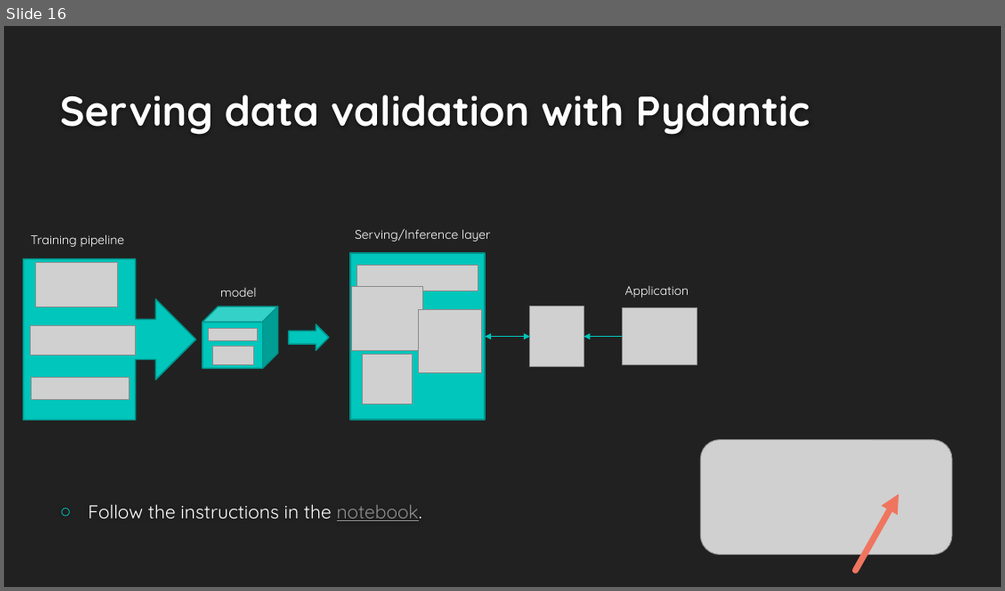
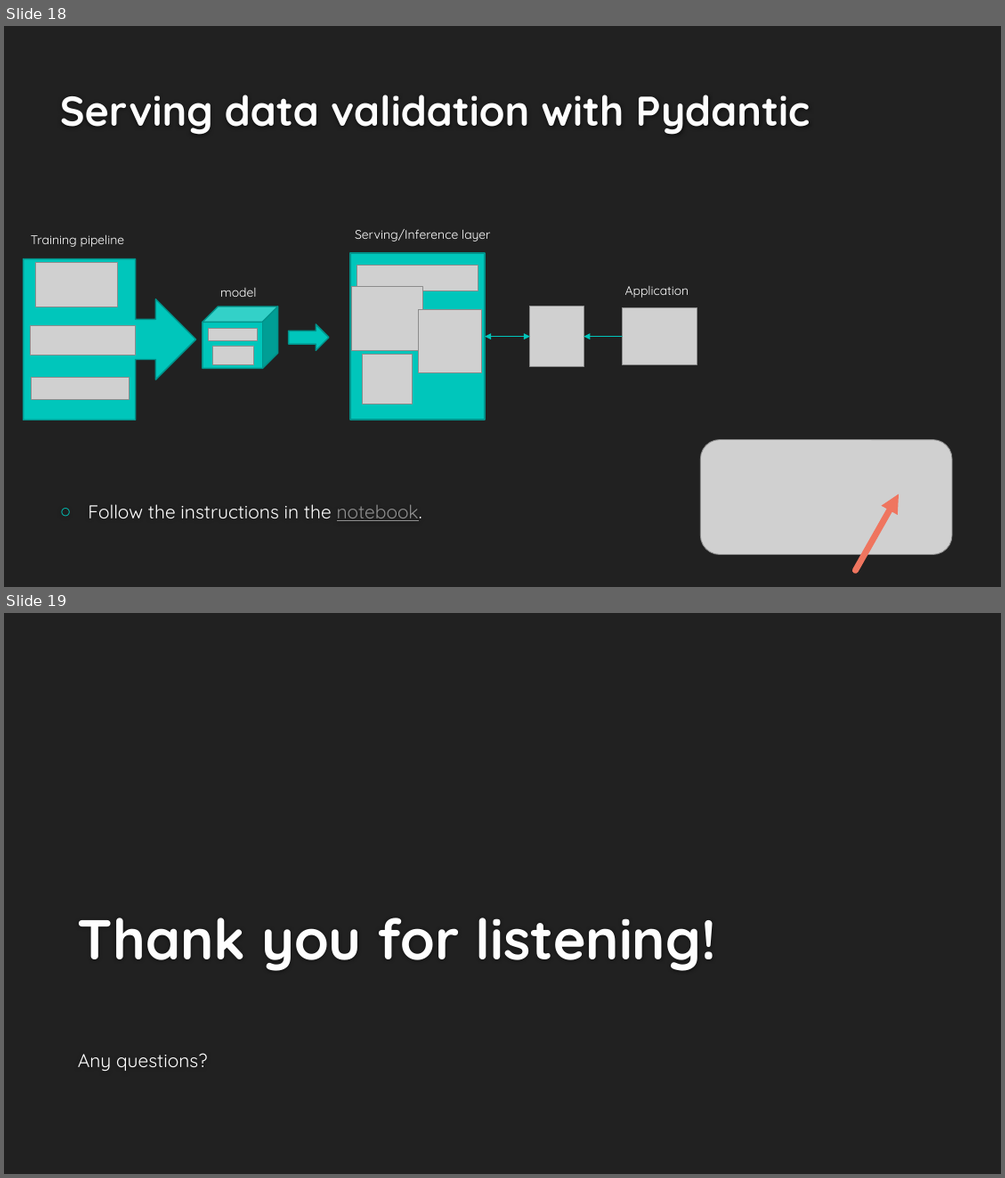
Before and after one commit to NatanMish/data_validation, a slide deck: Data Validation for Data Science.pptx. Shown one above the other, each under a label of ours: slide 16 before the commit, slides 18 and 19 after it. The pictures are 1005x591 and 1005x1178 pixels, drawn with LibreOffice and Linux fonts; fonts in the diff are those of the drawing; grey boxes stand for pictures; background and template pictures are left out. Boxes give left, top, right and bottom in pixels: in the first picture for what was removed or moved away, otherwise in the second. Text is boxed around its words. In the diff, an @@ line names an element or a change of style, - is before the commit and + after.

```diff
--- a/Data Validation for Data Science.pptx
+++ b/Data Validation for Data Science.pptx
@@ slide 19 added at bbox=[4, 613, 1001, 1174], background #212121 @@
@@ title added at bbox=[78, 917, 716, 971], 54 pt, text #FEFEFE, bold @@
+Thank you for listening!
@@ subtitle added at bbox=[78, 1053, 207, 1070], 18 pt, text #FFFFFF @@
+Any questions?
@@ what was slide 16 is now slide 18 @@
```
Also in this commit, not shown: 2 slides changed, 1 other slide added, 4 other files.
